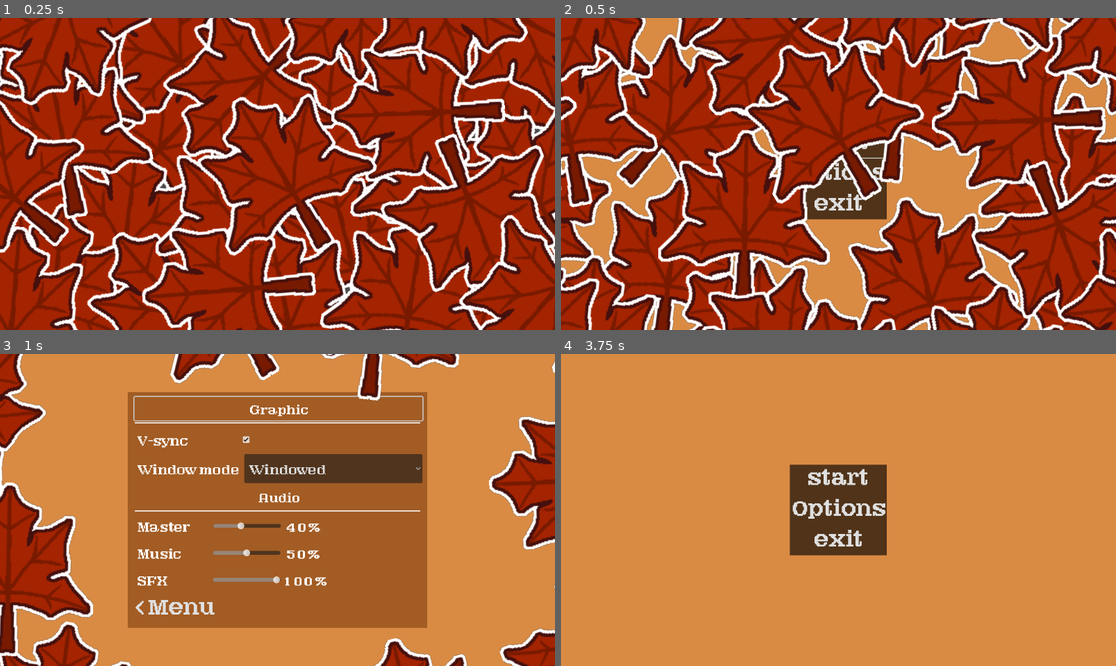
Above: before the commit, frames 1-4 (two rows, left to right).
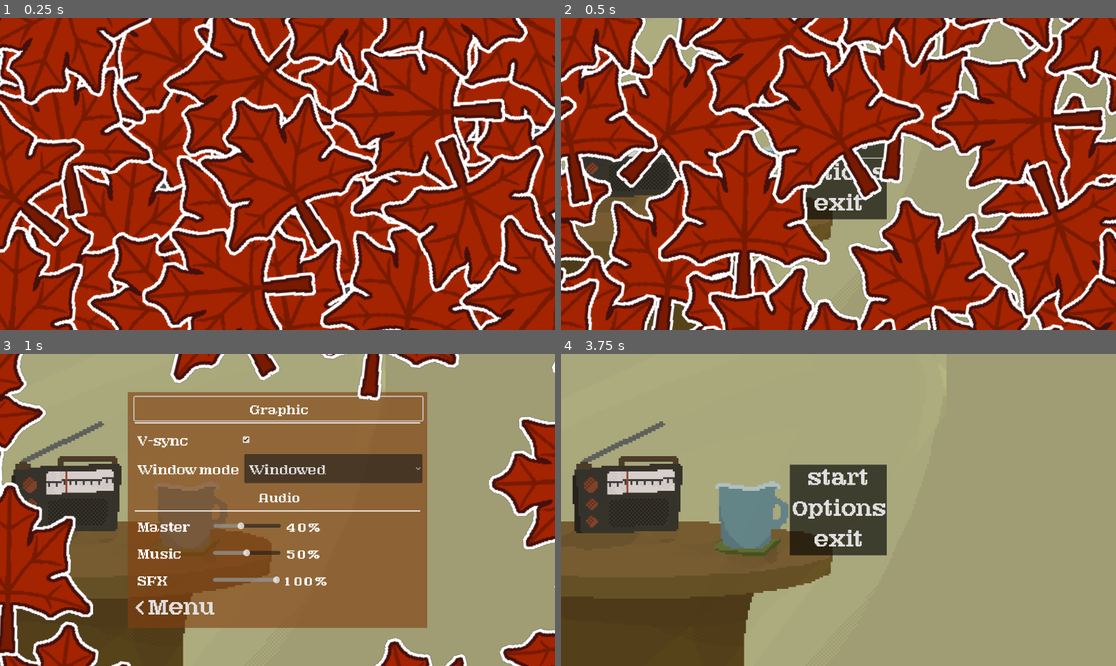
Above: after the commit, the same moments.

Repository: wewewer123/Cozy-Chaos-Fall-2025
Game: Godot game, scene res://scenes/game/GameHolder.tscn
The game is run twice, just before and just after one commit, with the same random seed, the same clock (stepped at 60 frames per second) and the same inputs.
Inputs (mouse positions are in pixels of both pictures, inside the frame that each line leads up to):
- Up to frame 1 (0.25 s): no input
- Up to frame 2 (0.5 s): no input
- Up to frame 3 (1 s): click "Options" at 0.5 s
- Up to frame 4 (3.75 s): tap Enter at 1.25 s; move the mouse to (838, 510) at 1.27 s; hold D (right) 1.28-2 s; tap T at 1.35 s; click (838, 510) at 1.42 s; click (894, 438) at 2 s; click "Windowed" at 2.75 s; click "< Menu" at 3.5 s

Frame 1 is identical in both runs. In frame 2, 12% of the frame differs, in the area x 0-100%, y 0-100%; in frame 3, 52%; in frame 4, 95%.

Commit message:
Added TTS compatabiliy to the main menu (currently untested) and the lonely cup picture

Diff:
--- a/scenes/ui/main_menu.tscn
+++ b/scenes/ui/main_menu.tscn
@@ -1,6 +1,7 @@
-[gd_scene load_steps=9 format=3 uid="uid://c5h0614qa13mh"]
+[gd_scene load_steps=10 format=3 uid="uid://c5h0614qa13mh"]
 
 [ext_resource type="Script" uid="uid://36la5hxulw6c" path="res://scripts/ui/main_menu.gd" id="1_c67eb"]
+[ext_resource type="Texture2D" uid="uid://hom8qcbm0v3m" path="res://assets/art/2D/ui/menu start resize 400.png" id="2_btxxm"]
 [ext_resource type="Theme" uid="uid://dvmur811eqaun" path="res://assets/themes/menu_button_list.tres" id="3_hh8cs"]
 [ext_resource type="Script" uid="uid://dpkek3ls343it" path="res://scripts/ui/menu.gd" id="3_rdx8w"]
 [ext_resource type="FontFile" uid="uid://5g0c1fwbh4w5" path="res://assets/fonts/AtlantisText-Bold.ttf" id="5_b6xvh"]
@@ -42,7 +43,14 @@
 anchor_bottom = 1.0
 grow_horizontal = 2
 grow_vertical = 2
-color = Color(0.8499292, 0.54589653, 0.26820412, 1)
+color = Color(0.627451, 0.6117647, 0.4509804, 1)
+
+[node name="TextureRect" type="TextureRect" parent="bc"]
+layout_mode = 0
+offset_top = -152.0
+offset_right = 800.0
+offset_bottom = 648.0
+texture = ExtResource("2_btxxm")
 
 [node name="CenterContainer" type="CenterContainer" parent="."]
 layout_mode = 1
@@ -74,6 +82,10 @@
 
 [node name="Start" type="Button" parent="CenterContainer/Menu/CenterContainer/MenuButtonList"]
 layout_mode = 2
+focus_neighbor_bottom = NodePath("../Options")
+focus_next = NodePath("../Options")
+focus_previous = NodePath("../Exit")
+accessibility_name = "Start"
 theme = ExtResource("3_hh8cs")
 theme_type_variation = &"FlatButton"
 text = "start"
@@ -90,6 +102,11 @@
 
 [node name="Options" type="Button" parent="CenterContainer/Menu/CenterContainer/MenuButtonList"]
 layout_mode = 2
+focus_neighbor_top = NodePath("../Start")
+focus_neighbor_bottom = NodePath("../Exit")
+focus_next = NodePath("../Exit")
+focus_previous = NodePath("../Start")
+accessibility_name = "Options"
 theme = ExtResource("3_hh8cs")
 theme_type_variation = &"FlatButton"
 text = "Options
@@ -98,6 +115,10 @@
 
 [node name="Exit" type="Button" parent="CenterContainer/Menu/CenterContainer/MenuButtonList"]
 layout_mode = 2
+focus_neighbor_top = NodePath("../Options")
+focus_next = NodePath("../Start")
+focus_previous = NodePath("../Options")
+accessibility_name = "Exit"
 theme = ExtResource("3_hh8cs")
 theme_type_variation = &"FlatButton"
 text = "exit
--- a/scenes/world/Levels/Level2.tscn
+++ b/scenes/world/Levels/Level2.tscn
@@ -35,6 +35,7 @@
 [node name="Items" type="Node3D" parent="."]
 
 [node name="LaneSpawnTimer" parent="." instance=ExtResource("4_py7lu")]
+wait_time = 0.7
 level = 3
 
 [node name="Spawner" type="Node3D" parent="."]
--- a/scenes/world/Levels/Level3.tscn
+++ b/scenes/world/Levels/Level3.tscn
@@ -33,6 +33,7 @@
 [node name="Items" type="Node3D" parent="."]
 
 [node name="LaneSpawnTimer" parent="." instance=ExtResource("3_b6y0l")]
+wait_time = 0.5
 level = 4
 
 [node name="Spawner" type="Node3D" parent="."]
--- a/scripts/game/globals.gd
+++ b/scripts/game/globals.gd
@@ -1,7 +1,7 @@
 extends Node
 
 var max_player_health = 5
-var max_leaf_count = 5
+var max_leaf_count = 10
 
 var SPAWN_DIFFICULTY_MULTIPLAYER = 2
 
Binary file added: assets/art/2D/ui/menu start resize 400.png
Not shown, added: assets/art/2D/ui/menu start resize 400.png.import
Not shown, changed: export_presets.cfg
